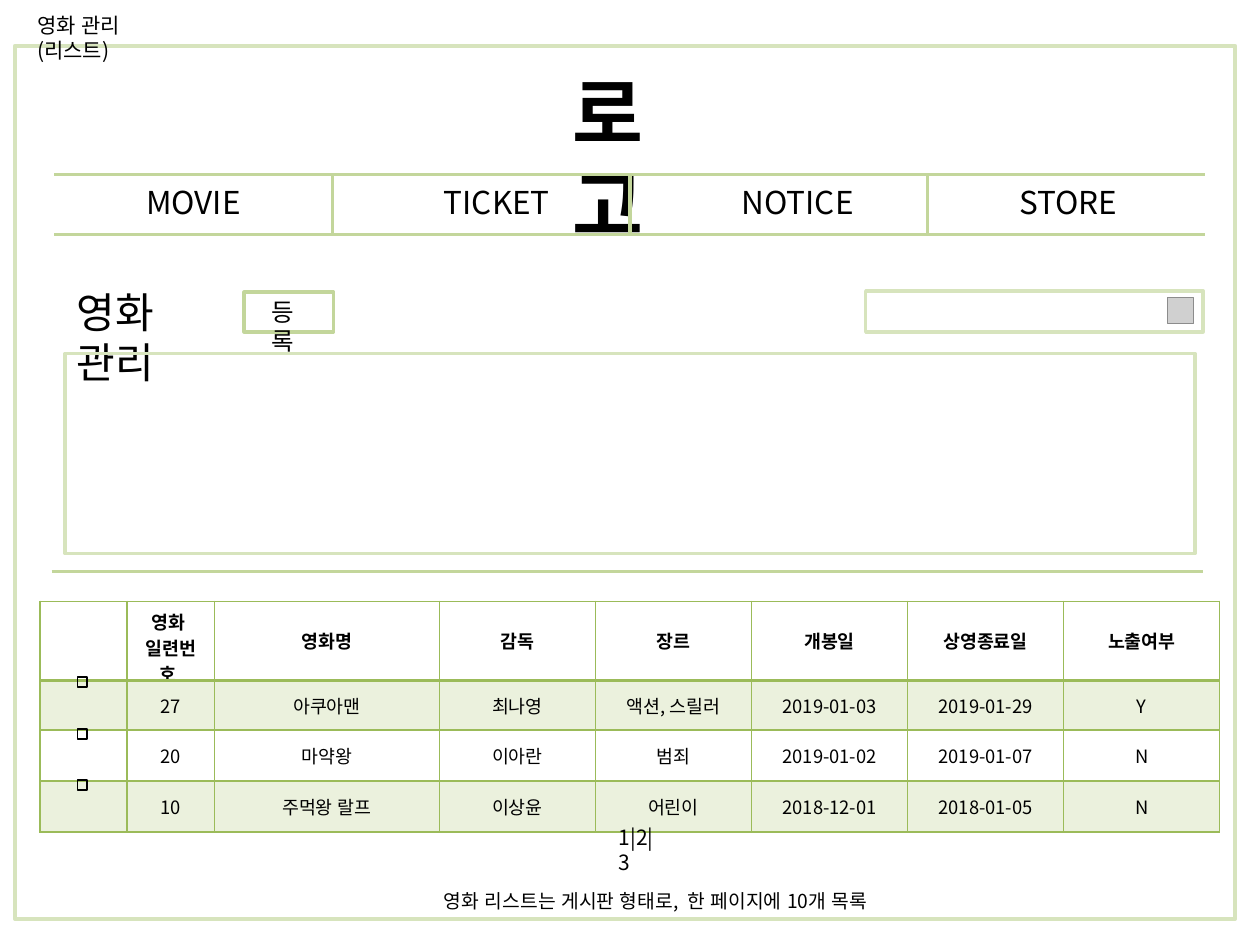
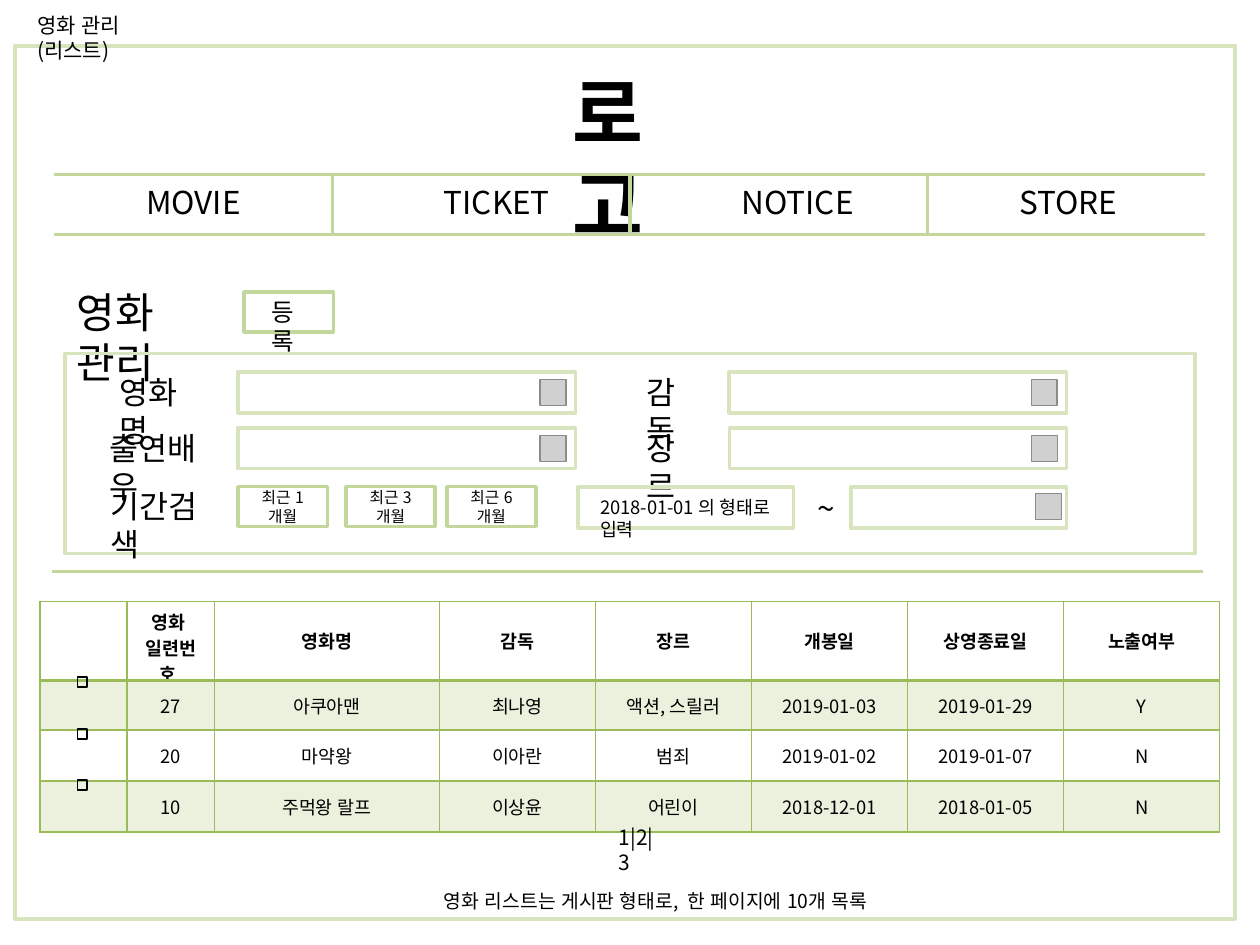
Before and after one commit to mingu-seo/java1, a slide deck: slide 3 of plan/영화-관리자.pptx. Drawn at 1260x945 pixels with LibreOffice and Linux fonts; fonts in the diff are those of the drawing; grey boxes stand for pictures. Boxes give left, top, right and bottom in pixels: in the first picture for what was removed or moved away, otherwise in the second. Text is boxed around its words. In the diff, an @@ line names an element or a change of style, - is before the commit and + after.

Commit message:
검색 화면 구현

```diff
--- a/plan/영화-관리자.pptx
+++ b/plan/영화-관리자.pptx
@@ text added at [120,372,178,451], 18 pt, text #000000 @@
+영화명
@@ rectangle added at [238,372,576,412], outline #D7E4BD 2 pt @@
@@ picture added at [541,379,567,406] @@
@@ text added at [646,378,675,451], 18 pt, text #000000 @@
+감독
@@ rectangle: place and size @@
-rectangle at [866,291,1203,331]
+rectangle at [730,372,1067,412]
@@ picture: place and size @@
-picture at [1168,297,1194,324]
+picture at [1031,379,1057,406]
@@ text added at [109,428,196,507], 18 pt, text #000000 @@
+출연배우
@@ rectangle added at [238,428,576,469], outline #D7E4BD 2 pt @@
@@ picture added at [541,435,567,461] @@
@@ text added at [646,428,675,507], 18 pt, text #000000 @@
+장르
@@ rectangle added at [730,428,1067,469], outline #D7E4BD 2 pt @@
@@ picture added at [1031,436,1057,462] @@
@@ text added at [110,488,197,559], 18 pt, text #000000 @@
+기간검색
@@ rectangle added at [238,486,328,525], outline #C3D69B 2 pt, 9 pt, text #000000 @@
+최근 1개월
@@ rectangle added at [346,486,436,525], outline #C3D69B 2 pt, 9 pt, text #000000 @@
+최근 3개월
@@ rectangle added at [447,486,537,525], outline #C3D69B 2 pt, 9 pt, text #000000 @@
+최근 6개월
@@ rectangle added at [578,488,794,528], outline #D7E4BD 2 pt @@
@@ text added at [600,495,770,538], 10.5 pt, text #000000 @@
+2018-01-01 의 형태로 입력
@@ text added at [805,483,848,533], 18 pt, text #000000 @@
+~
@@ rectangle added at [850,488,1066,528], outline #D7E4BD 2 pt @@
@@ picture added at [1036,494,1062,520] @@
```
